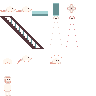
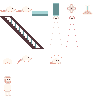
Two versions of the same layered image (96x96). Layer-by-layer changes:
added layer "Test Tube" above "Stunned" over (x1=82, y1=5, x2=93, y2=15)
